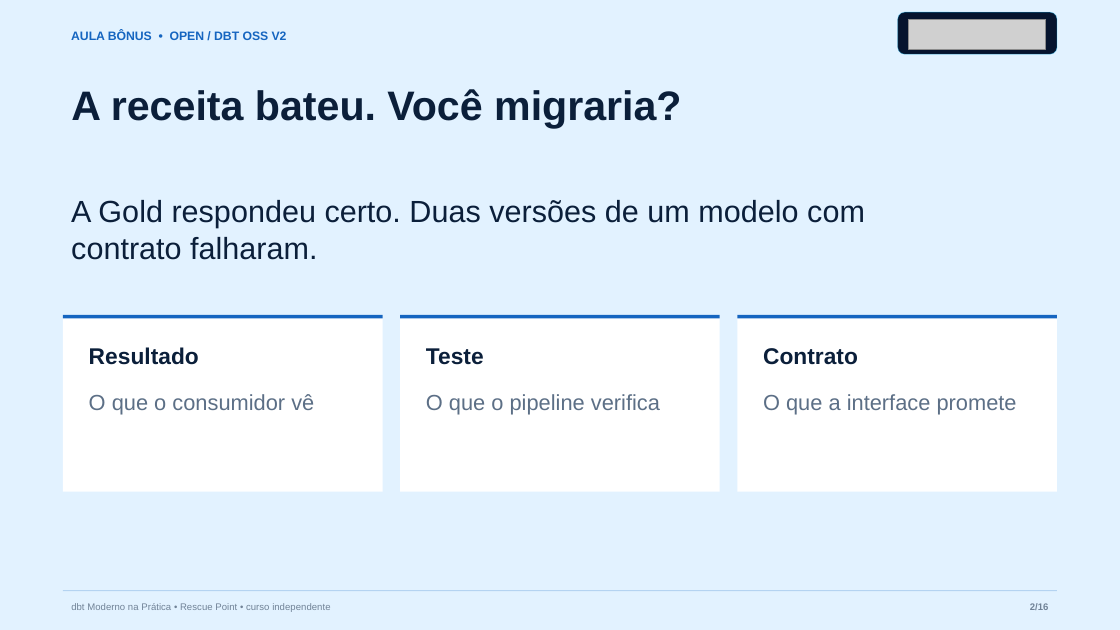
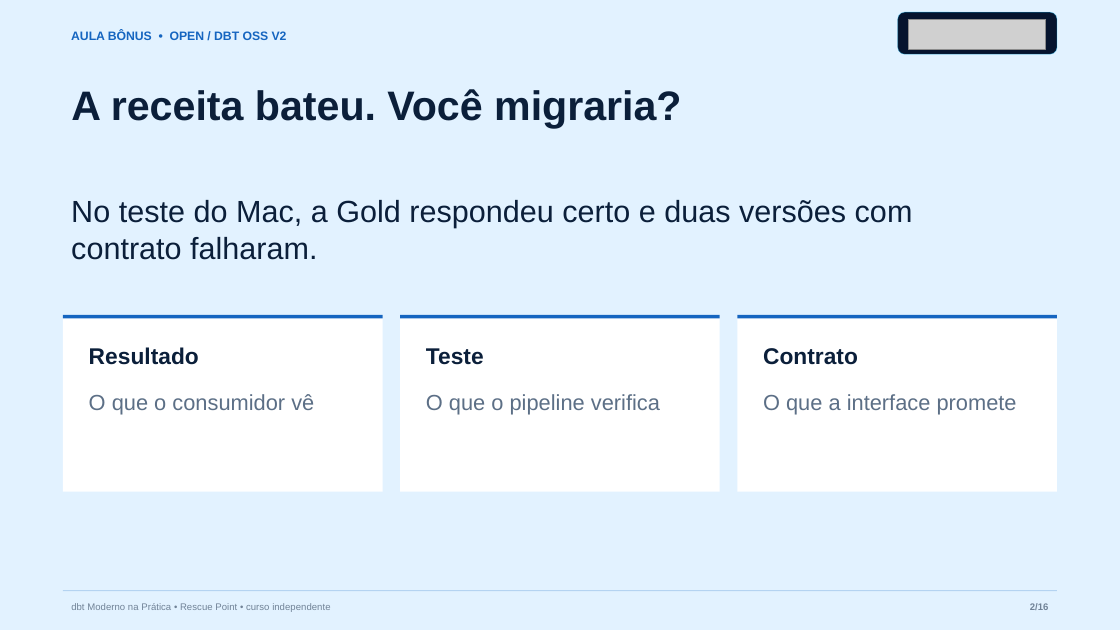
Before and after one commit to AnselmoBorges/dbt-moderno-na-pratica, a slide deck: slide 2 of assets/decks/bonus-migracao-v2.pptx. Drawn at 1120x630 pixels with LibreOffice and Linux fonts; fonts in the diff are those of the drawing; grey boxes stand for pictures. Boxes give left, top, right and bottom in pixels: in the first picture for what was removed or moved away, otherwise in the second. Text is boxed around its words. In the diff, an @@ line names an element or a change of style, - is before the commit and + after.

Commit message:
Isola testes do recorte e documenta a diferença do macOS

```diff
--- a/assets/decks/bonus-migracao-v2.pptx
+++ b/assets/decks/bonus-migracao-v2.pptx
@@ text at (x1=71, y1=200, x2=913, y2=260): text changed @@
-A Gold respondeu certo. Duas versões de um modelo com contrato falharam.
+No teste do Mac, a Gold respondeu certo e duas versões com contrato falharam.
```
Also in this commit, not shown: 4 other slides changed, 6 other files.
